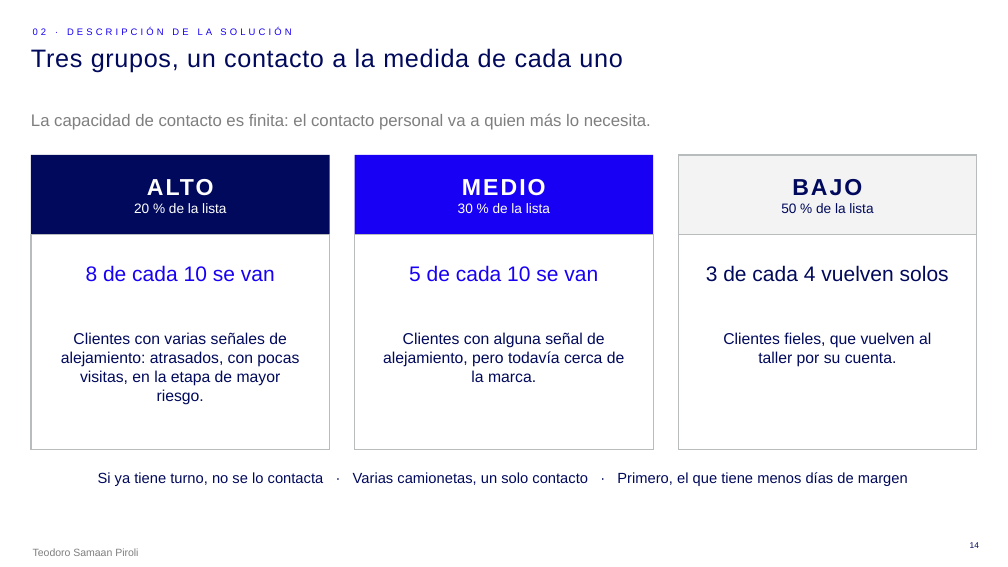
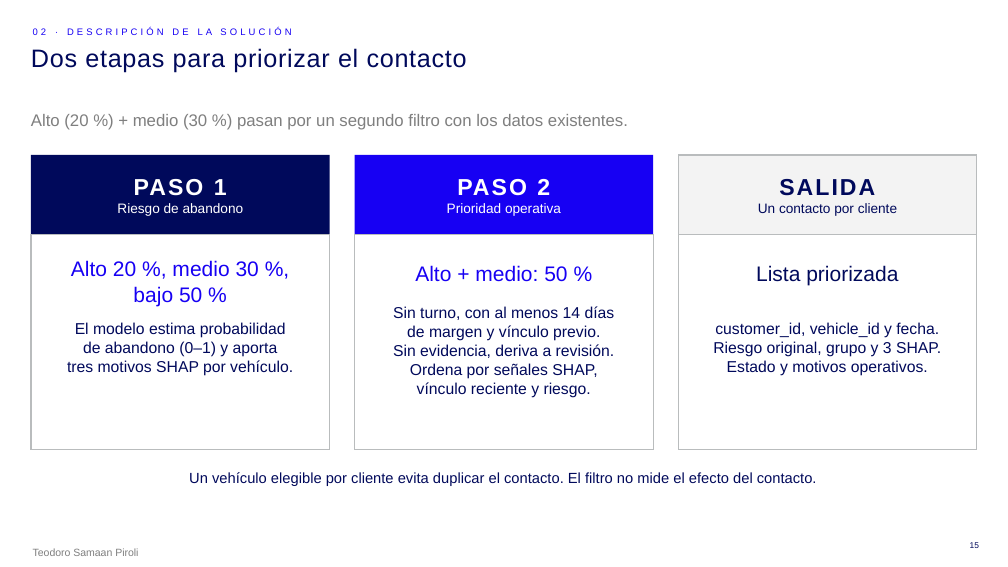
Before and after one commit to FrancoMal/SIMtec, a slide deck: slide 15 of entregables/FIC_III_Desafio_1_Equipo_SIMtec.pptx (slide 14 before the commit). Drawn at 1008x567 pixels with LibreOffice and Linux fonts; fonts in the diff are those of the drawing; background and template pictures are left out. Boxes give left, top, right and bottom in pixels: in the first picture for what was removed or moved away, otherwise in the second. Text is boxed around its words. In the diff, an @@ line names an element or a change of style, - is before the commit and + after.

Commit message:
Integrar priorizacion de contactos, aplicacion operativa y entregables actualizados

```diff
--- a/entregables/FIC_III_Desafio_1_Equipo_SIMtec.pptx
+++ b/entregables/FIC_III_Desafio_1_Equipo_SIMtec.pptx
@@ title at (31,48,467,72): text changed @@
-Tres grupos, un contacto a la medida de cada uno
+Dos etapas para priorizar el contacto
@@ text at (31,114,628,130): text changed @@
-La capacidad de contacto es finita: el contacto personal va a quien más lo necesita.
+Alto (20 %) + medio (30 %) pasan por un segundo filtro con los datos existentes.
@@ text in rectangle at (117,179,244,216): text changed @@
-ALTO
-20 % de la lista
+PASO 1
+Riesgo de abandono
@@ text in rectangle at (447,179,561,216): text changed @@
-MEDIO
-30 % de la lista
+PASO 2
+Prioridad operativa
@@ text in rectangle at (758,179,897,216): text changed @@
-BAJO
-50 % de la lista
+SALIDA
+Un contacto por cliente
@@ text at (71,260,259,306): text changed @@
-8 de cada 10 se van
+Alto 20 %, medio 30 %,
+bajo 50 %
@@ text at (415,265,567,282): text changed @@
-5 de cada 10 se van
+Alto + medio: 50 %
@@ text at (756,265,898,286): text changed @@
-3 de cada 4 vuelven solos
+Lista priorizada
@@ text at (67,322,293,376): text changed @@
-Clientes con varias señales de alejamiento: atrasados, con pocas visitas, en la etapa de mayor riesgo.
+El modelo estima probabilidad
+de abandono (0–1) y aporta
+tres motivos SHAP por vehículo.
@@ text at (393,306,615,398): text changed @@
-Clientes con alguna señal de alejamiento, pero todavía cerca de la marca.
+Sin turno, con al menos 14 días
+de margen y vínculo previo.
+Sin evidencia, deriva a revisión.
+Ordena por señales SHAP,
+vínculo reciente y riesgo.
@@ text at (713,322,941,376): text changed @@
-Clientes fieles, que vuelven al taller por su cuenta.
+customer_id, vehicle_id y fecha.
+Riesgo original, grupo y 3 SHAP.
+Estado y motivos operativos.
@@ text at (189,472,817,486): text changed @@
-Si ya tiene turno, no se lo contacta · Varias camionetas, un solo contacto · Primero, el que tiene menos días de margen
+Un vehículo elegible por cliente evita duplicar el contacto. El filtro no mide el efecto del contacto.
@@ page number at (970,542,979,548): text changed @@
-14
+15
```
Also in this commit, not shown: 2 other slides changed, 1 slide added, 35 other files.
